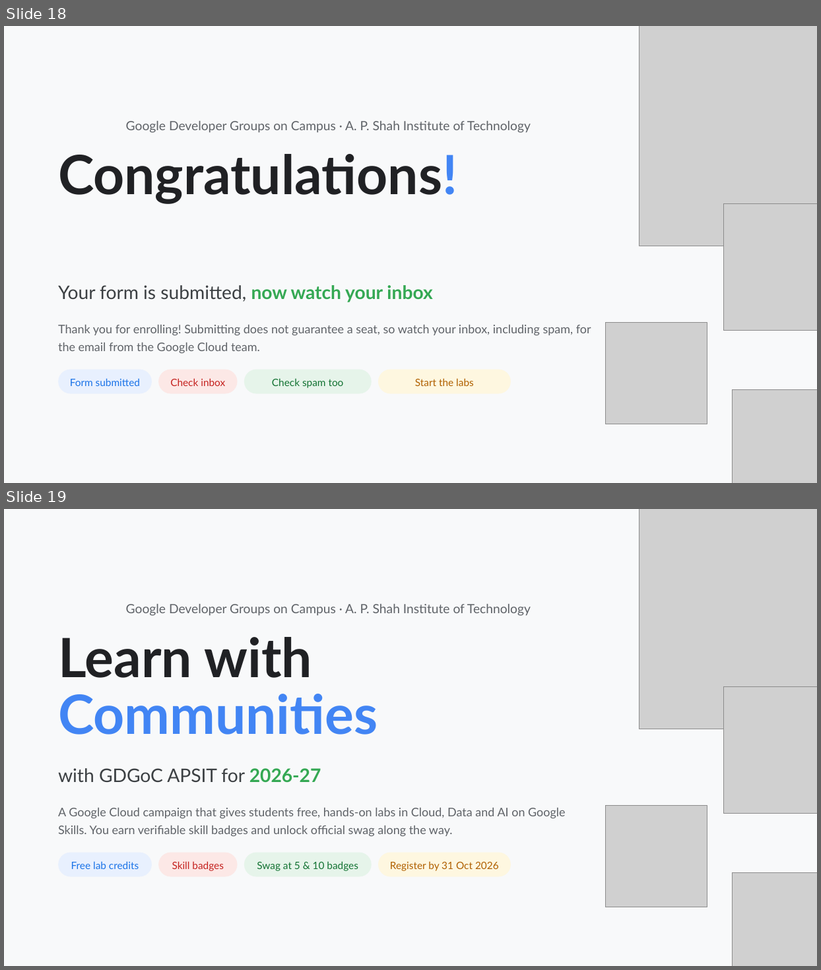
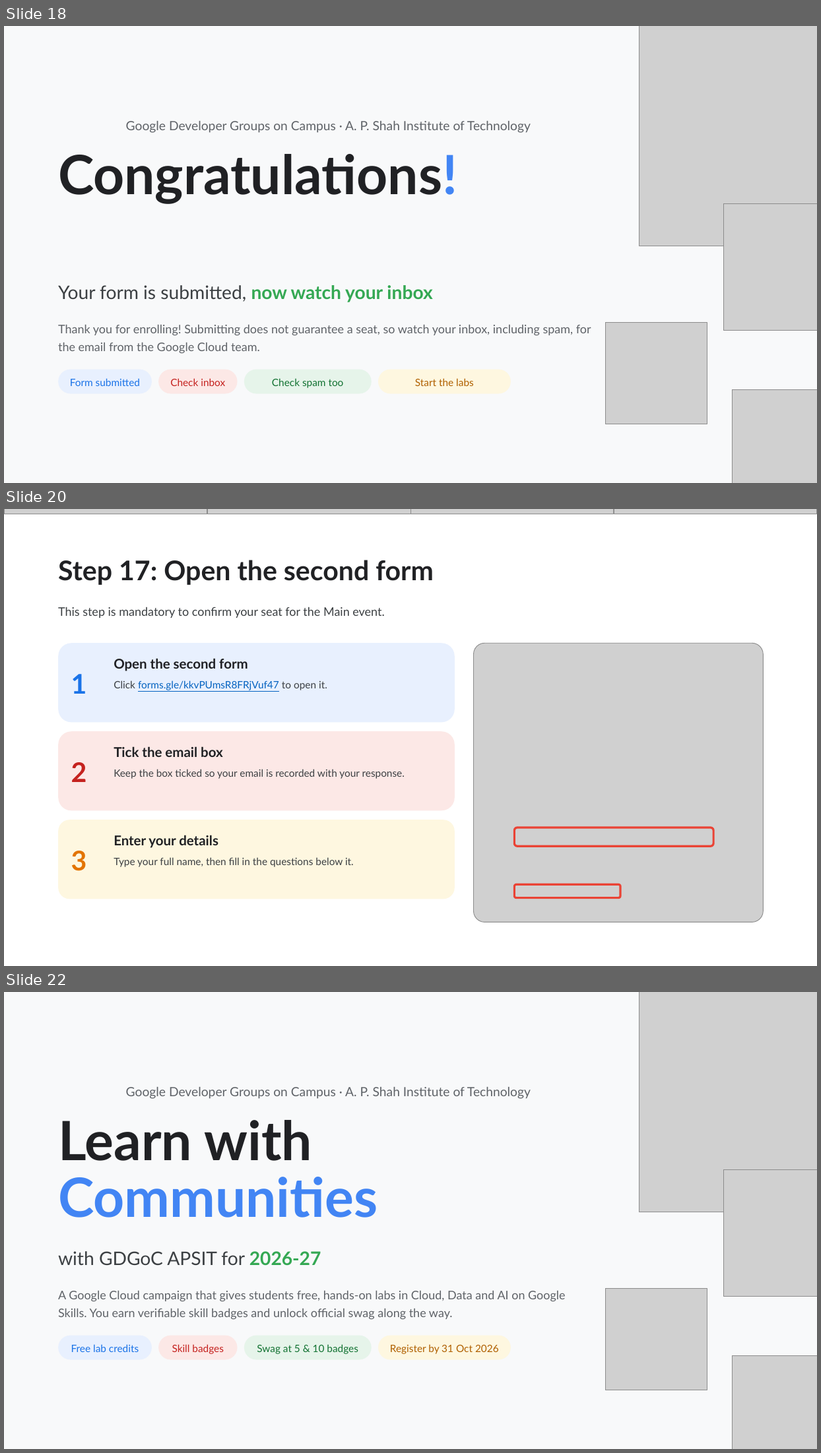
Before and after one commit to Viverun/Realism_Grade, a slide deck: Skill_Boost_Registration_Guide.pptx. Shown one above the other, each under a label of ours: slides 18 and 19 before the commit, slides 18, 20 and 22 after it; the slides between them are not shown. The pictures are 821x970 and 821x1453 pixels, drawn with LibreOffice and Linux fonts; fonts in the diff are those of the drawing; grey boxes stand for pictures; background and template pictures are left out. Boxes give left, top, right and bottom in pixels: in the first picture for what was removed or moved away, otherwise in the second. Text is boxed around its words. In the diff, an @@ line names an element or a change of style, - is before the commit and + after.

```diff
--- a/Skill_Boost_Registration_Guide.pptx
+++ b/Skill_Boost_Registration_Guide.pptx
@@ slide 20 added at [4, 509, 817, 966], background #FFFFFF @@
@@ picture added at [4, 509, 207, 514] @@
@@ picture added at [207, 509, 411, 514] @@
@@ picture added at [411, 509, 614, 514] @@
@@ picture added at [614, 509, 817, 514] @@
@@ title added at [58, 560, 433, 585], 32 pt, text #202124, bold @@
+Step 17: Open the second form
@@ text added at [58, 607, 384, 618], 14 pt, text #3C4043 @@
+This step is mandatory to confirm your seat for the Main event.
@@ rounded rectangle added at [58, 643, 455, 722], fill #E8F0FE @@
@@ picture added at [474, 643, 764, 923] @@
@@ text added at [114, 658, 248, 671], 16 pt, text #202124, bold @@
+Open the second form
@@ text added at [71, 674, 87, 694], 32 pt, text #1A73E8, bold @@
+1
@@ text added at [114, 681, 327, 691], 12 pt, text #0563C1, underline @@
+Click forms.gle/kkvPUmsR8FRjVuf47 to open it.
@@ rounded rectangle added at [58, 731, 455, 811], fill #FCE8E6 @@
@@ text added at [71, 762, 87, 782], 32 pt, text #C5221F, bold @@
+2
@@ text added at [114, 747, 223, 757], 16 pt, text #202124, bold @@
+Tick the email box
@@ text added at [114, 769, 405, 779], 12 pt, text #3C4043 @@
+Keep the box ticked so your email is recorded with your response.
@@ rounded rectangle added at [58, 820, 455, 900], fill #FEF7E0 @@
@@ text added at [114, 835, 218, 848], 16 pt, text #202124, bold @@
+Enter your details
@@ rounded rectangle added at [515, 828, 714, 847], outline #EA4335 2.5 pt @@
@@ text added at [71, 851, 87, 871], 32 pt, text #E37400, bold @@
+3
@@ text added at [114, 857, 354, 867], 12 pt, text #3C4043 @@
+Type your full name, then fill in the questions below it.
@@ rounded rectangle added at [515, 885, 620, 898], outline #EA4335 2.5 pt @@
@@ what was slide 19 is now slide 22 @@
```
Also in this commit, not shown: 2 other slides added.
